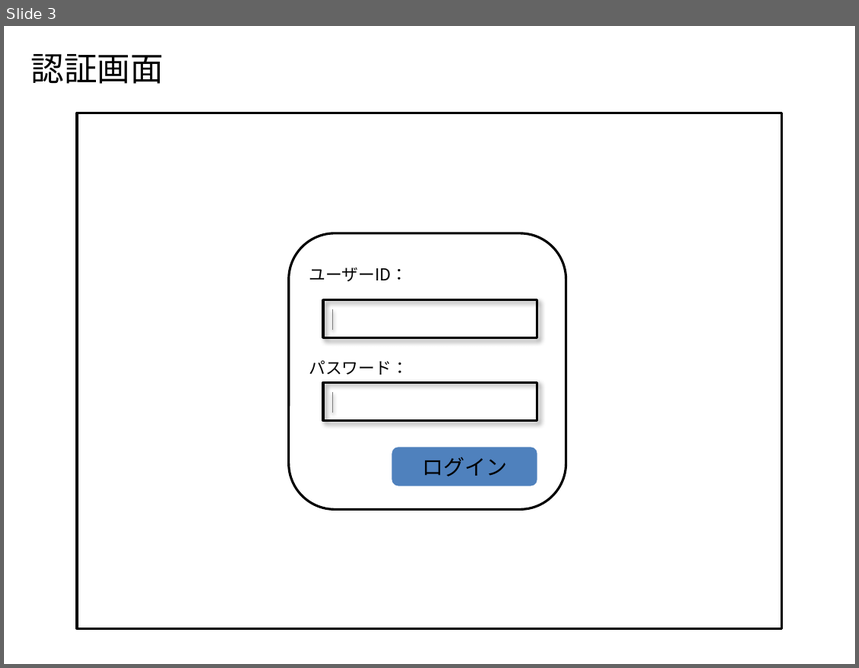
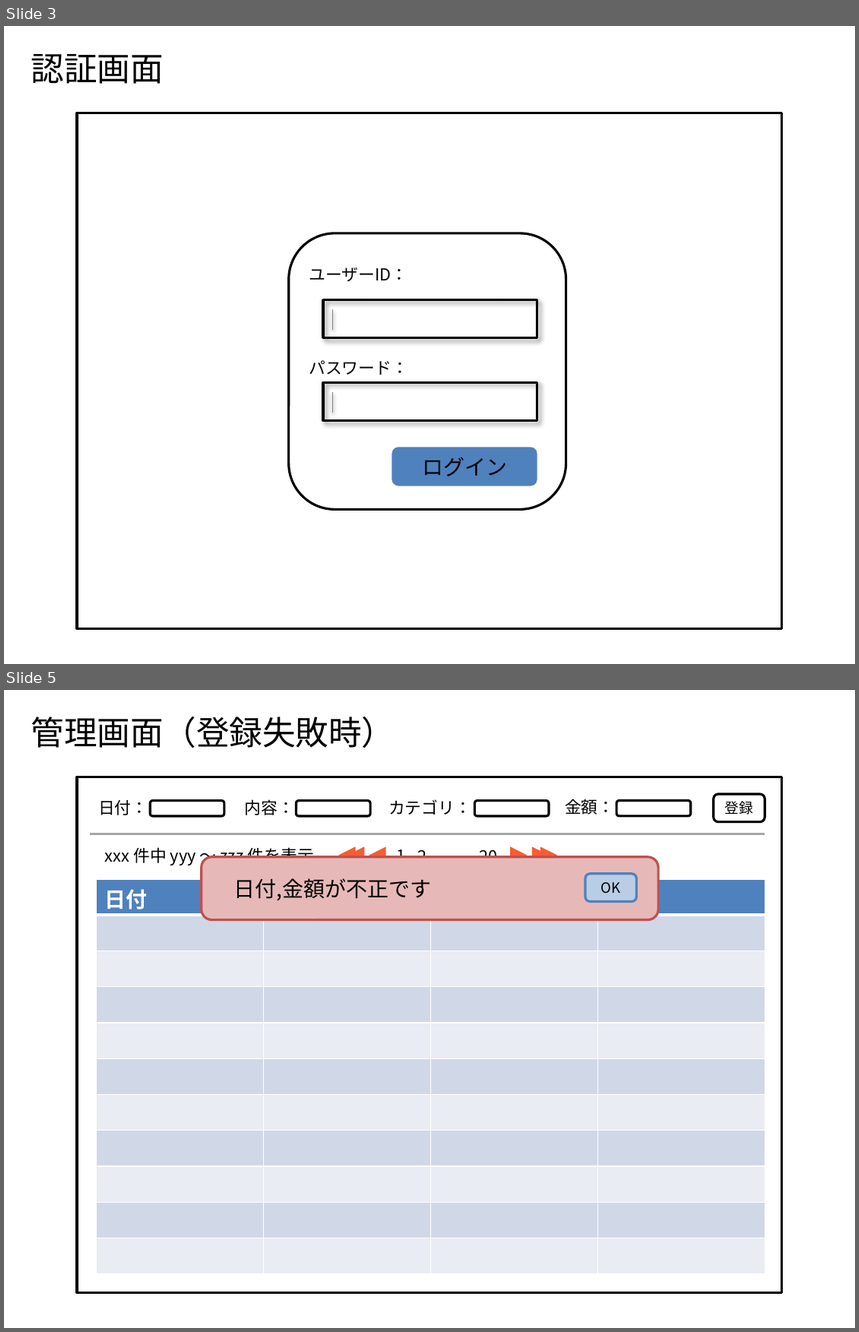
Before and after one commit to Leonis0813/chort, a slide deck: bin/algieba.pptx. Shown one above the other, each under a label of ours: slide 3 before the commit, slides 3 and 5 after it; the slides between them are not shown. The pictures are 859x668 and 859x1332 pixels, drawn with LibreOffice and Linux fonts; fonts in the diff are those of the drawing. Boxes give left, top, right and bottom in pixels: in the first picture for what was removed or moved away, otherwise in the second. Text is boxed around its words. In the diff, an @@ line names an element or a change of style, - is before the commit and + after.

```diff
--- a/bin/algieba.pptx
+++ b/bin/algieba.pptx
@@ slide 5 added at (4,690,855,1328), background #FFFFFF @@
@@ text added at (31,717,395,748), 28 pt, text #000000 @@
+管理画面（登録失敗時）
@@ rectangle added at (77,777,782,1293), outline #000000 2 pt @@
@@ text added at (98,800,148,815), 14 pt, text #000000 @@
+日付：
@@ rounded rectangle added at (151,801,224,816), outline #000000 2 pt @@
@@ text added at (244,799,294,815), 14 pt, text #000000 @@
+内容：
@@ rounded rectangle added at (296,801,370,816), outline #000000 2 pt @@
@@ text added at (389,799,471,815), 14 pt, text #000000 @@
+カテゴリ：
@@ rounded rectangle added at (474,801,549,816), outline #000000 2 pt @@
@@ text added at (565,799,614,815), 14 pt, text #000000 @@
+金額：
@@ rounded rectangle added at (617,801,691,816), outline #000000 2 pt @@
@@ rounded rectangle added at (714,794,765,822), outline #000000 2 pt, 12 pt, text #000000 @@
+登録
@@ line added from (90, 834) to (765, 834), #A6A6A6 2 pt @@
@@ text added at (105,846,314,867), 14 pt, text #000000 @@
+xxx 件中 yyy 〜 zzz 件を表示
@@ triangle added at (338,847,356,863), fill #F75D31 @@
@@ triangle added at (348,847,365,863), fill #F75D31 @@
@@ triangle added at (369,847,386,863), fill #F75D31 @@
@@ text added at (396,846,405,858), 14 pt, text #000000 @@
+1
@@ text added at (418,846,427,858), 14 pt, text #000000 @@
+2
@@ text added at (432,842,478,872), 14 pt, text #000000 @@
+. . .
@@ text added at (479,846,497,858), 14 pt, text #000000 @@
+20
@@ triangle added at (510,847,528,863), fill #F75D31 @@
@@ triangle added at (533,847,550,863), fill #F75D31 @@
@@ triangle added at (541,847,557,863), fill #F75D31 @@
@@ rounded rectangle added at (202,857,658,920), fill #E6B9B8, outline #C0504D 2 pt, 18 pt, text #000000 @@
+日付,金額が不正です
@@ table added at (97,879,764,1274), 11 rows, 4 columns @@
+日付 | 内容 | カテゴリ | 金額
+ |  |  | 
+ |  |  | 
+ |  |  | 
+ |  |  | 
+ |  |  | 
+ |  |  | 
+ |  |  | 
+ |  |  | 
+ |  |  | 
+ |  |  | 
@@ rounded rectangle added at (585,874,636,902), fill #B9CDE5, outline #4F81BD 2 pt, 12 pt, text #000000 @@
+OK
```
Also in this commit, not shown: 3 slides changed, 2 other files.
